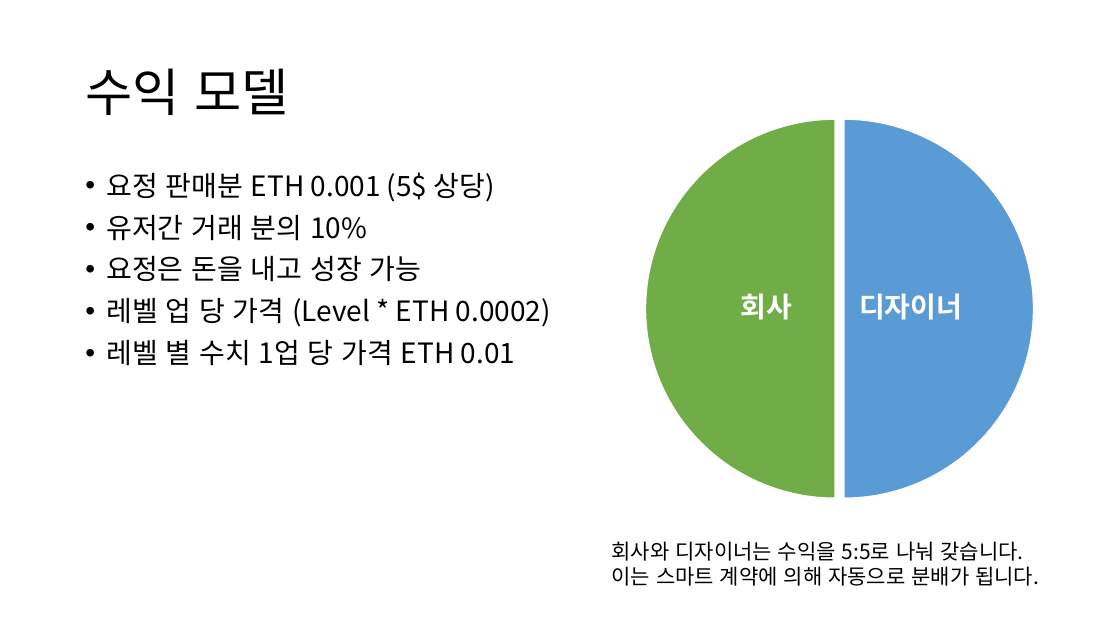
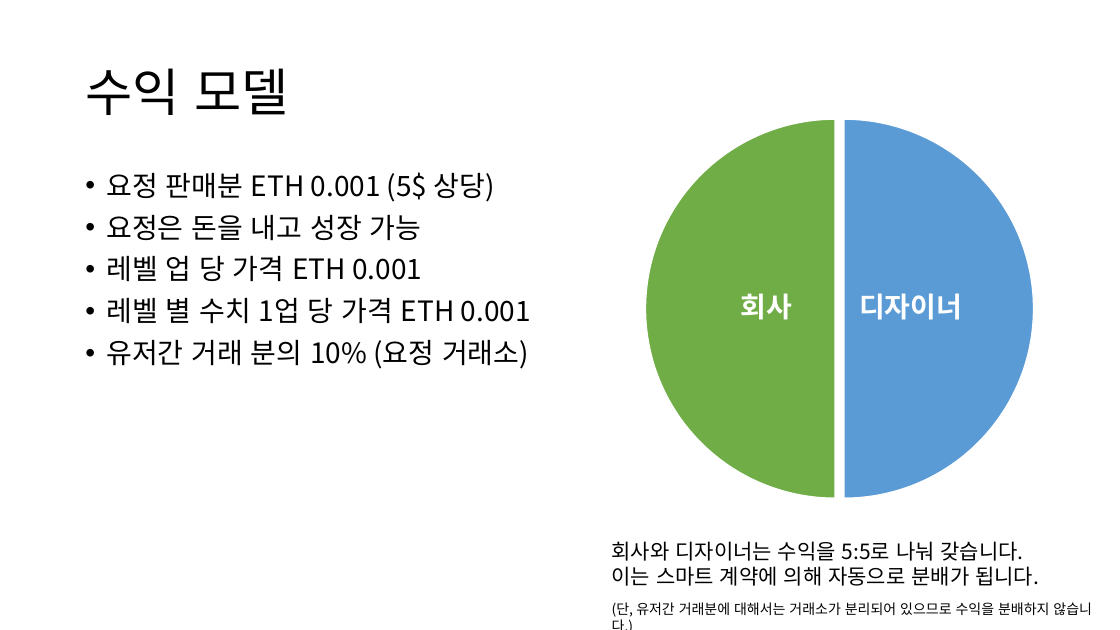
Before and after one commit to Hanul/EtherFairy, a slide deck: slide 13 of Ether Fairy 기획서 (1차).pptx. Drawn at 1120x630 pixels with LibreOffice and Linux fonts; fonts in the diff are those of the drawing. Boxes give left, top, right and bottom in pixels: in the first picture for what was removed or moved away, otherwise in the second. Text is boxed around its words. In the diff, an @@ line names an element or a change of style, - is before the commit and + after.

```diff
--- a/Ether Fairy 기획서 (1차).pptx
+++ b/Ether Fairy 기획서 (1차).pptx
@@ text at [106,214,367,241]: paragraph removed @@
-• 유저간 거래 분의 10%
@@ text at [106,255,531,369]: text changed @@
-• 레벨 업 당 가격 (Level * ETH 0.0002)
-• 레벨 별 수치 1업 당 가격 ETH 0.01
+• 레벨 업 당 가격 ETH 0.001
+• 레벨 별 수치 1업 당 가격 ETH 0.001
+• 유저간 거래 분의 10% (요정 거래소)
@@ text added at [612,602,1092,617], 12 pt, text #000000 @@
+(단, 유저간 거래분에 대해서는 거래소가 분리되어 있으므로 수익을 분배하지 않습니다.)
```
Also in this commit, not shown: 9 other files.
